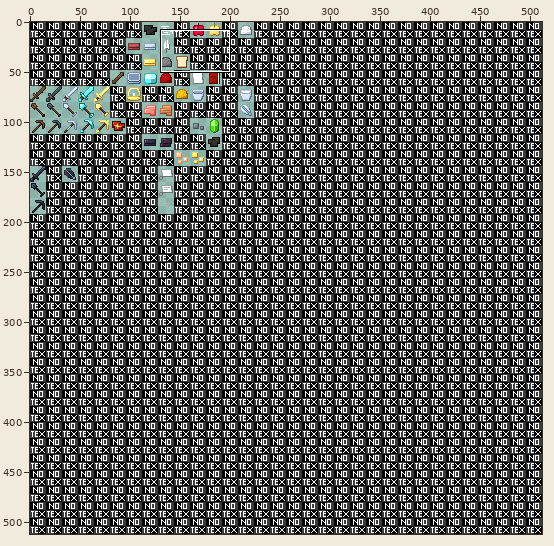
A sprite sheet gets an edit: gui/items.png. The picture above shows the old version from afar; the outline marks the close-up.
Close-up. Before:
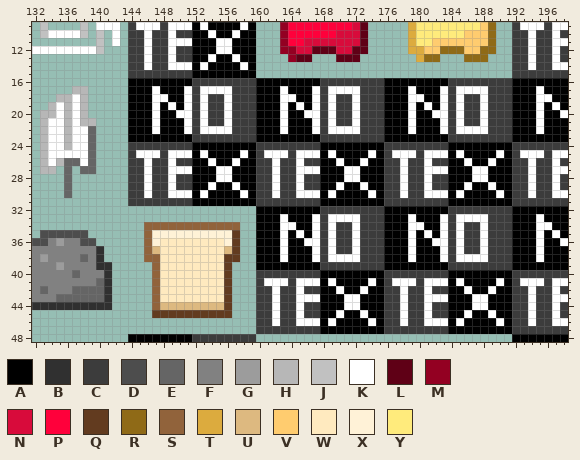
The file is 512x512 pixels. Colours within 5 levels of each other are drawn and written as one. Shown: x 132..198, y 9..48. The commit also changed other parts of the picture, which this record leaves out.
Palette (. is transparent): A #000000  B #303030  C #3c3c3c  D #4d4d4d  E #656565  F #818181  G #9c9c9c  H #b7b7b7  J #c1c1c1  K #ffffff  L #5f0016  M #930022  N #d80b3b  P #ff003b  Q #623b1f  R #8f6a17  S #91633b  T #dcab3e  U #ddb980  V #ffcc6f  W #ffeabf  X #fff2d7  Y #ffeb7c
The result:
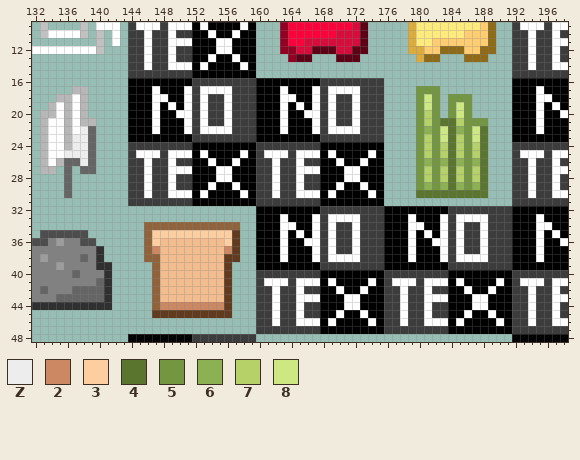
Colours new in this view: Z #ededed  2 #cc8862  3 #fdcfa0  4 #5a762e  5 #739740  6 #8bb152  7 #b6d167  8 #cde783
Edits made:
colour W: #ffeabf -> #f5bc8d
Changed rows in their new state; - is a pixel that keeps its letter.
first column x 136:
16 ----------------------------------------................
17 ----------------------------------------....555.........
18 ----------------------------------------....585.555.....
19 ----------------------------------------....585.585.....
20 ----------------------------------------....575.585.....
21 ----------------------------------------....575447555...
22 --Z-------------------------------------....565846584...
23 -ZZ-------------------------------------....575847584...
24 -ZZ-------------------------------------....575747574...
25 ZZZ-------------------------------------....575747574...
26 --Z-------------------------------------....565646564...
27 ----------------------------------------....575747574...
28 ----------------------------------------....575747574...
29 ----------------------------------------....565646564...
30 ----------------------------------------....444444444...
31 ----------------------------------------................
first column x 147:
35 3333333333
36 3--------3
37 2--------2
first column x 148:
44 22222222
